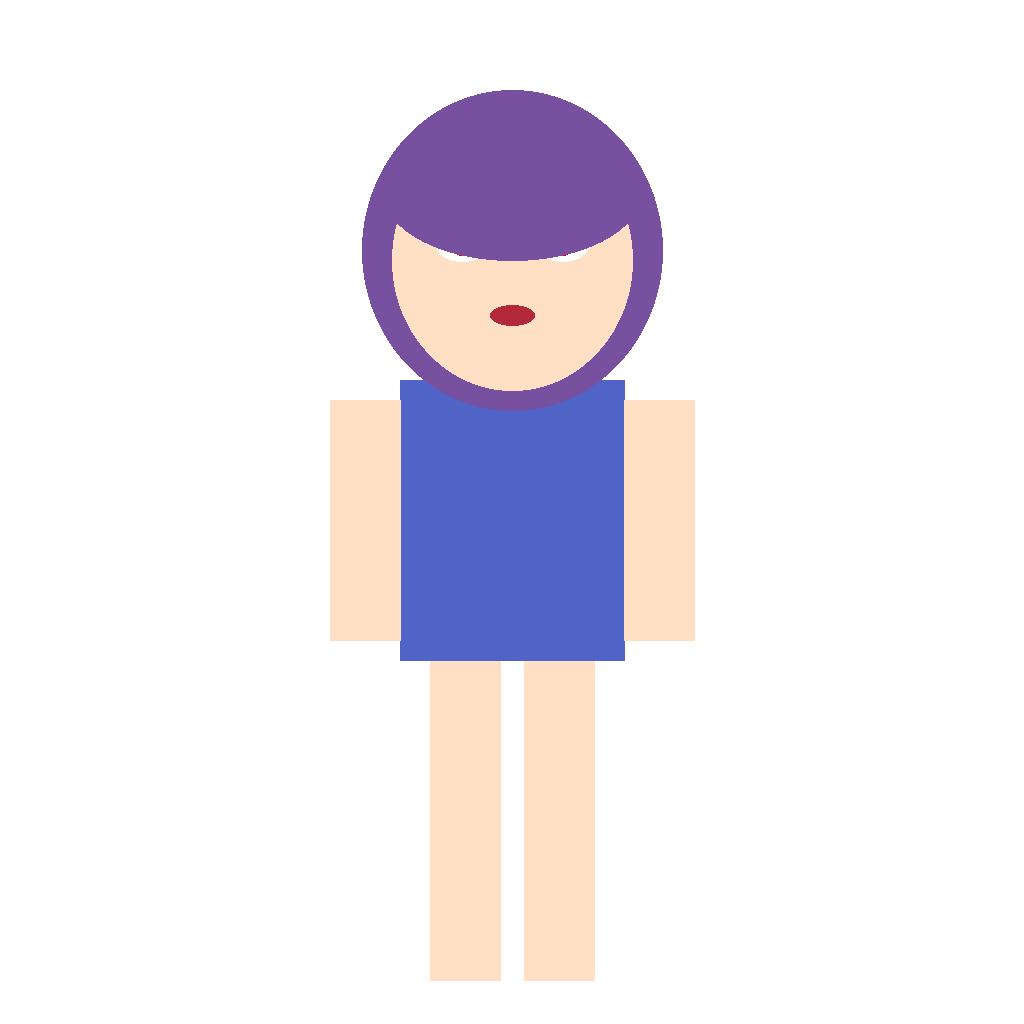
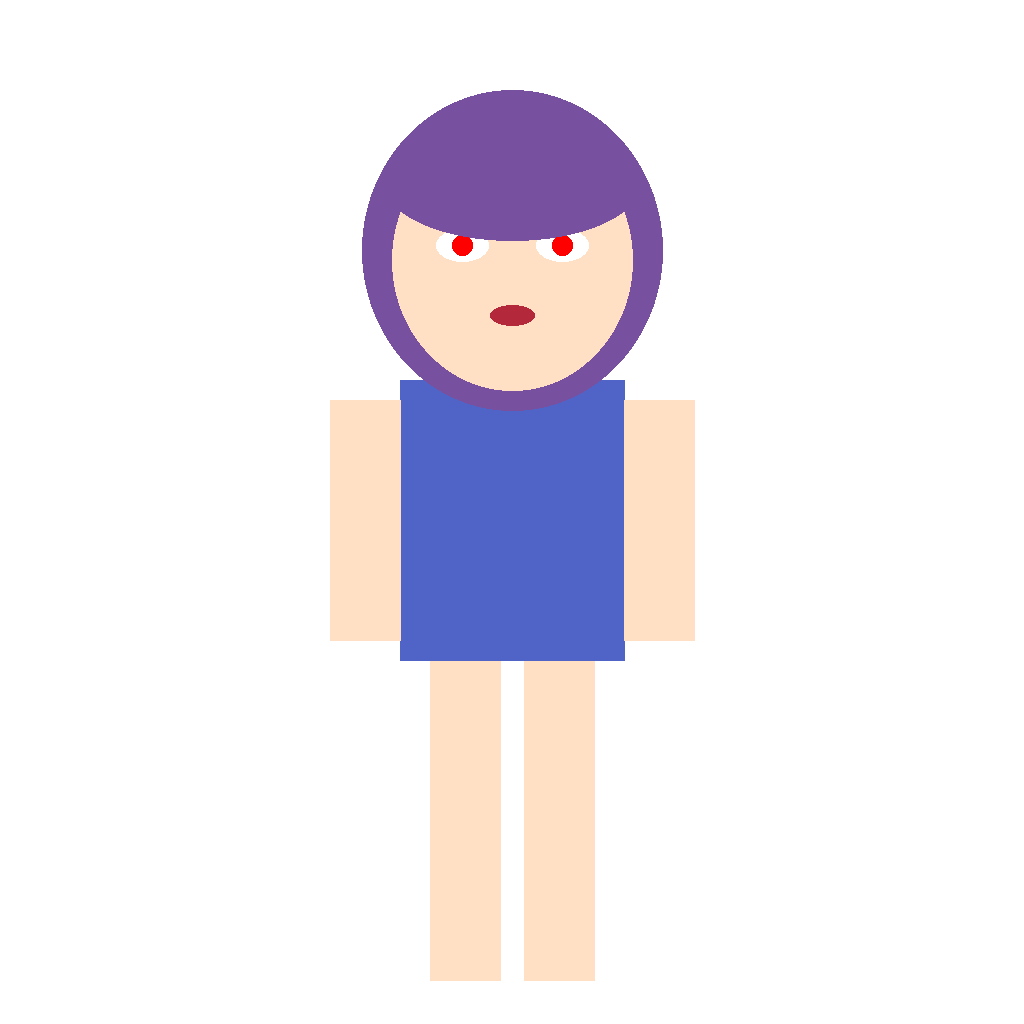
Comparing the layer stacks of the two 1024x1024 images. Changes:
painted on "hair_front" over [397, 212, 628, 261]
